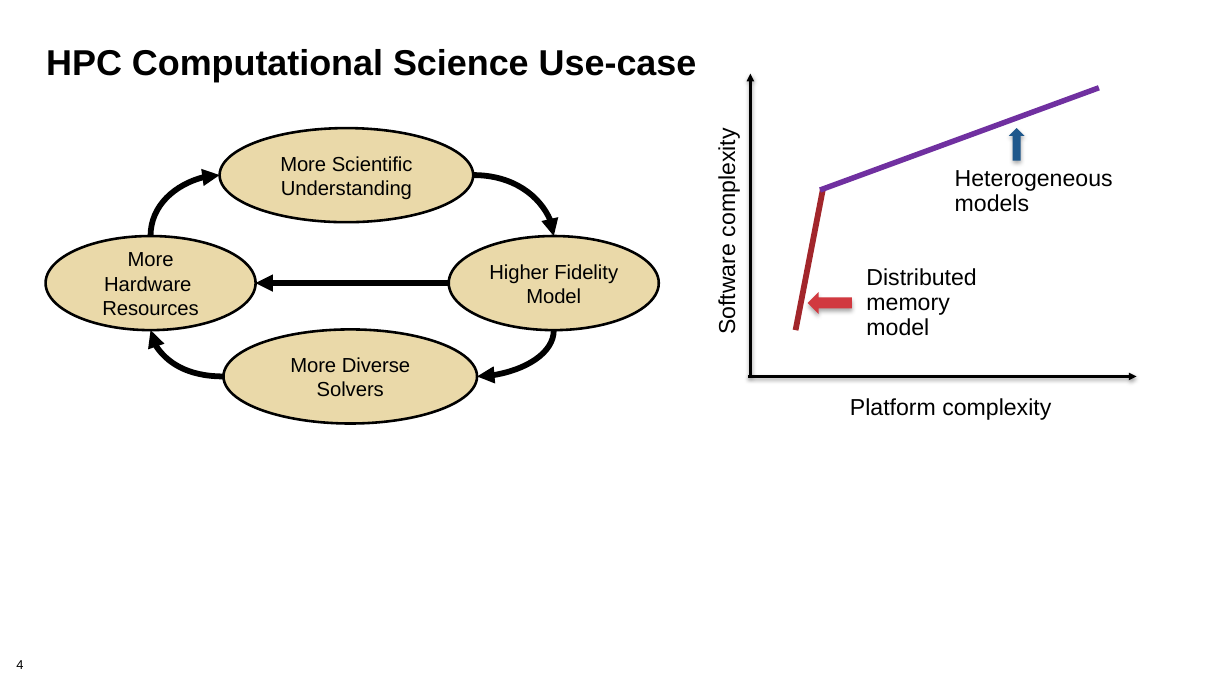
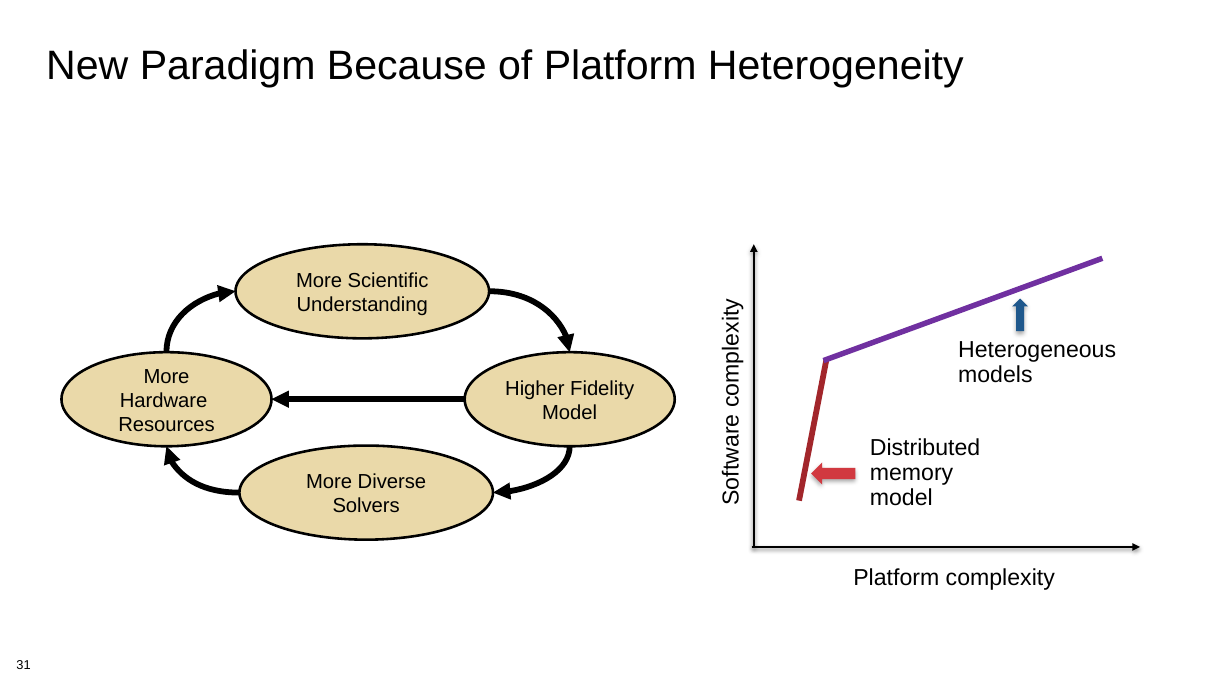
Before and after one commit to bssw-tutorial/presentations, a slide deck: slide 31 of design.pptx (slide 4 before the commit). Drawn at 1232x693 pixels with LibreOffice and Linux fonts; fonts in the diff are those of the drawing; background and template pictures are left out. Boxes give left, top, right and bottom in pixels: in the first picture for what was removed or moved away, otherwise in the second. Text is boxed around its words. In the diff, an @@ line names an element or a change of style, - is before the commit and + after.

```diff
--- a/design.pptx
+++ b/design.pptx
@@ text at (46,49,964,87): text changed; size 28 to 32 pt; bold off @@
-HPC Computational Science Use-case
+New Paradigm Because of Platform Heterogeneity
@@ curved arrow moved from (224, 376) - (151, 330) to (166, 352) - (236, 291) @@
@@ curved arrow moved from (554, 330) - (477, 376) to (489, 291) - (569, 352) @@
@@ 4 texts, 2 lines, 1 up arrow, 1 arrow, 1 left arrow: place and size @@
-4 texts, 2 lines, 1 up arrow, 1 arrow, 1 left arrow at (714,74,1113,420)
+4 texts, 2 lines, 1 up arrow, 1 arrow, 1 left arrow at (718,244,1116,590)
@@ 4 ellipses, 1 arrow: place and size @@
-4 ellipses, 1 arrow at (45,128,659,423)
+4 ellipses, 1 arrow at (62,244,675,540)
@@ curved arrow moved from (151, 236) - (220, 176) to (239, 493) - (166, 446) @@
@@ curved arrow moved from (473, 176) - (554, 236) to (569, 446) - (493, 493) @@
@@ arrow moved from (749, 376) - (1137, 376) to (751, 547) - (1140, 547) @@
@@ page number at (16,660,30,669): text changed @@
-4
+31
```
Also in this commit, not shown: 8 other slides changed, 40 slides added, 15 slides removed, 1 other file.
